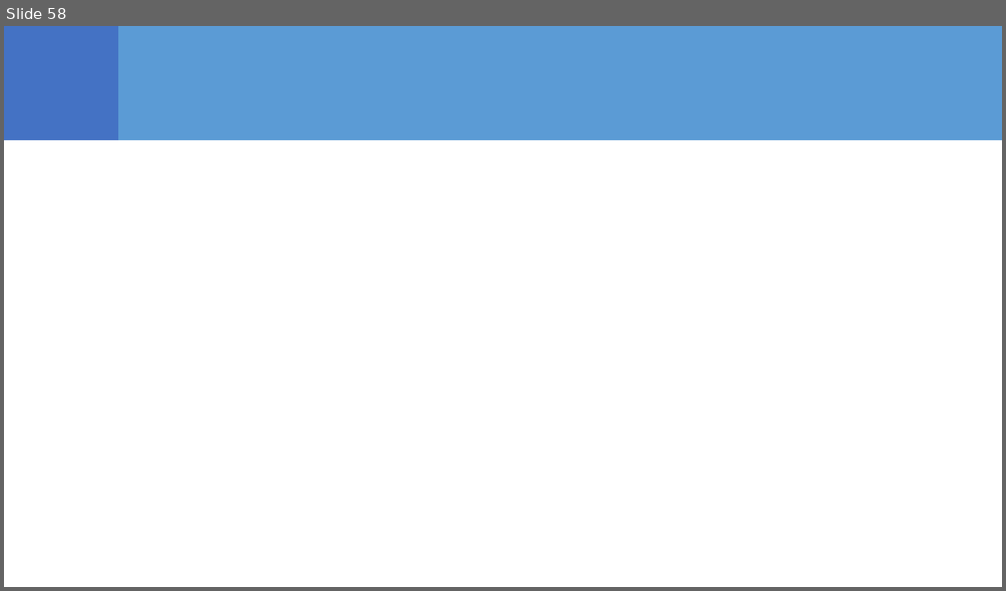
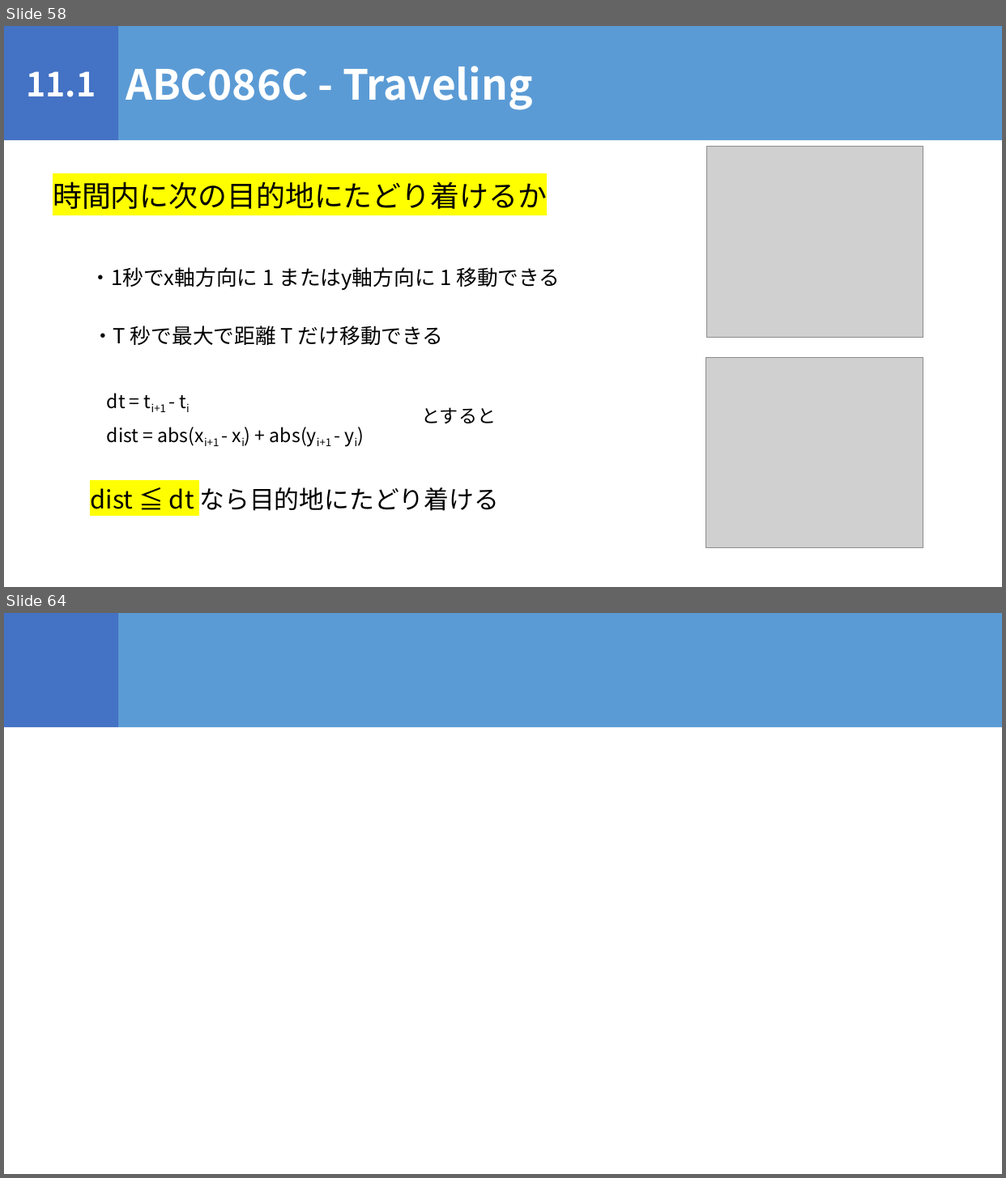
Before and after one commit to igeeeeee/triC_AtCoder_Beginners_Selection, a slide deck: ABS_勉強会.pptx. Shown one above the other, each under a label of ours: slide 58 before the commit, slides 58 and 64 after it; the slides between them are not shown. The pictures are 1006x591 and 1006x1178 pixels, drawn with LibreOffice and Linux fonts; fonts in the diff are those of the drawing; grey boxes stand for pictures. Boxes give left, top, right and bottom in pixels: in the first picture for what was removed or moved away, otherwise in the second. Text is boxed around its words. In the diff, an @@ line names an element or a change of style, - is before the commit and + after.

```diff
--- a/ABS_勉強会.pptx
+++ b/ABS_勉強会.pptx
@@ slide 58 added at box(4, 26, 1002, 587), background #FFFFFF @@
@@ rectangle added at box(4, 26, 118, 140), fill #4472C4, 32 pt, text #FFFFFF, bold @@
+11.1
@@ rectangle added at box(118, 26, 1002, 140), fill #5B9BD5, 40 pt, text #FFFFFF, bold @@
+ABC086C - Traveling
@@ picture added at box(707, 147, 923, 337) @@
@@ text added at box(53, 182, 547, 209), 28 pt, text #000000 @@
+時間内に次の目的地にたどり着けるか
@@ text added at box(90, 267, 560, 290), 20 pt, text #000000 @@
+・1秒でx軸方向に 1 またはy軸方向に 1 移動できる
@@ text added at box(92, 326, 443, 345), 20 pt, text #000000 @@
+・T 秒で最大で距離 T だけ移動できる
@@ picture added at box(706, 357, 923, 548) @@
@@ text added at box(107, 393, 166, 412), 18 pt, text #000000 @@
+dt = ti+1 - ti
@@ text added at box(422, 408, 496, 424), 18 pt, text #000000 @@
+とすると
@@ text added at box(107, 427, 331, 446), 18 pt, text #000000 @@
+dist = abs(xi+1 - xi) + abs(yi+1 - yi)
@@ text added at box(90, 488, 500, 511), 24 pt, text #000000 @@
+dist ≦ dt なら目的地にたどり着ける
@@ what was slide 58 is now slide 64 @@
```
Also in this commit, not shown: 1 slide changed, 5 other slides added, 3 slides removed, 3 other files.
